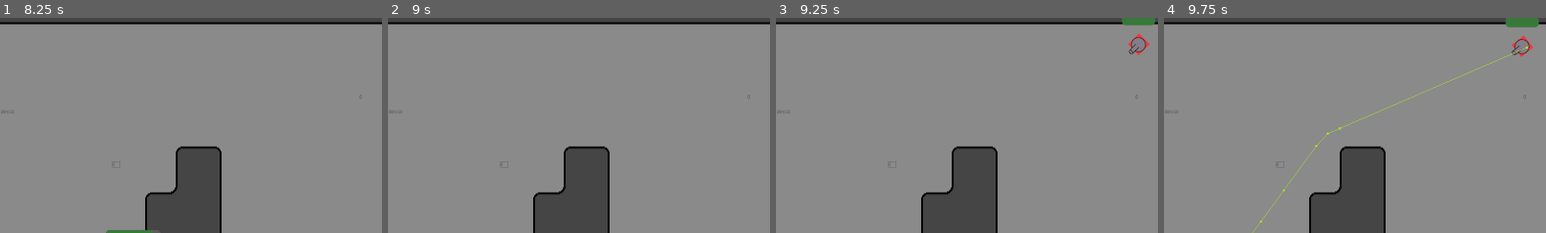
Above: before the commit, frames 1-4 (left to right).
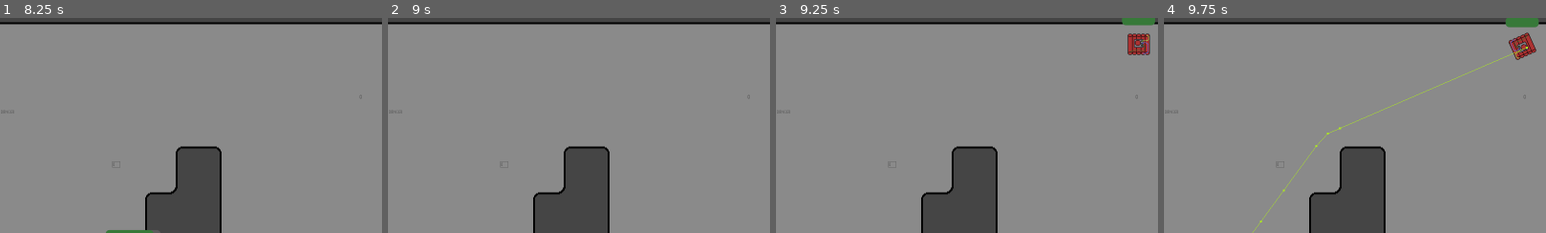
Above: after the commit, the same moments.

Repository: MikeBeasterfeld/bezerk-godot
Game: Godot game, scene res://level/gameboard.tscn
The game is run twice, just before and just after one commit, with the same random seed, the same clock (stepped at 60 frames per second) and the same inputs.
Inputs:
- Up to frame 1 (8.25 s): tap Enter at 0.5 s; hold D (ui_right) 0.53-1.28 s; hold S (ui_down) 1.28-2.03 s; hold D (ui_right) 2.03-2.78 s; hold W (ui_up) 2.78-3.53 s; tap Space at 3.5 s; hold A (ui_left) 3.53-5.03 s; hold S (ui_down) 5.03-5.78 s; hold D (ui_right) 5.78-6.53 s; hold W (ui_up) 6.53-7.28 s; hold D (ui_right) 7.28-8.03 s; hold S (ui_down) from 8.03 s (still down)
- Up to frame 2 (9 s): release S (ui_down) at 8.78 s; hold A (ui_left) from 8.78 s (still down)
- Up to frame 3 (9.25 s): keep holding A (ui_left)
- Up to frame 4 (9.75 s): release A (ui_left) at 9.53 s; hold W (ui_up) from 9.53 s (still down)
The pictures show only the part of the screen within x 14-64%, y 0-50%; the shares and areas given below are measured in that part.

Frames 1-2 are identical in both runs. In frame 3, 0.6% of the frame differs, in the area x 92-98%, y 7-18%; in frame 4, 0.6%.

Commit message:
Add sprite animation to boom bot

Diff:
--- a/enemy/boom_bot.gd
+++ b/enemy/boom_bot.gd
@@ -24,7 +24,7 @@
 		if(collision.get_collider().has_method("handle_projectile")):
 			collision.get_collider().handle_projectile({ "damage": 25 })
 			queue_free()
-	turrent.look_at(target.position)
+	turrent.look_at(navigation_agent_2d.get_next_path_position())
 
 
 func _on_nav_update_timer_timeout() -> void:
--- a/enemy/boom_bot.tscn
+++ b/enemy/boom_bot.tscn
@@ -1,14 +1,36 @@
-[gd_scene load_steps=6 format=3 uid="uid://dc3gbibcitcbg"]
+[gd_scene load_steps=9 format=3 uid="uid://dc3gbibcitcbg"]
 
 [ext_resource type="Script" path="res://enemy/boom_bot.gd" id="1_npnpx"]
 [ext_resource type="PackedScene" uid="uid://c5qbwvl224ckh" path="res://ui/health_bar.tscn" id="2_bi62y"]
-[ext_resource type="Texture2D" uid="uid://dgj1cn07nl0u1" path="res://asset/1way.png" id="3_nyowf"]
+[ext_resource type="Texture2D" uid="uid://cmgfn1y51c0dq" path="res://asset/blitz.png" id="3_8cn0t"]
 
 [sub_resource type="RectangleShape2D" id="RectangleShape2D_2yiwj"]
 size = Vector2(32, 32)
 
 [sub_resource type="CircleShape2D" id="CircleShape2D_v7tk5"]
 radius = 45.0111
+
+[sub_resource type="AtlasTexture" id="AtlasTexture_ts7ts"]
+atlas = ExtResource("3_8cn0t")
+region = Rect2(0, 0, 52, 52)
+
+[sub_resource type="AtlasTexture" id="AtlasTexture_xcpou"]
+atlas = ExtResource("3_8cn0t")
+region = Rect2(52, 0, 52, 52)
+
+[sub_resource type="SpriteFrames" id="SpriteFrames_d07af"]
+animations = [{
+"frames": [{
+"duration": 1.0,
+"texture": SubResource("AtlasTexture_ts7ts")
+}, {
+"duration": 1.0,
+"texture": SubResource("AtlasTexture_xcpou")
+}],
+"loop": true,
+"name": &"default",
+"speed": 5.0
+}]
 
 [node name="BoomBot" type="CharacterBody2D"]
 collision_layer = 4
@@ -46,10 +68,9 @@
 offset_bottom = 16.0
 color = Color(0.929412, 0.219608, 0.239216, 1)
 
-[node name="ProjectileSource" type="Node2D" parent="Turrent"]
-position = Vector2(26, 0)
-
-[node name="Sprite2D" type="Sprite2D" parent="Turrent"]
-texture = ExtResource("3_nyowf")
+[node name="AnimatedSprite2D" type="AnimatedSprite2D" parent="Turrent"]
+sprite_frames = SubResource("SpriteFrames_d07af")
+autoplay = "default"
+frame_progress = 0.954377
 
 [connection signal="timeout" from="NavUpdateTimer" to="." method="_on_nav_update_timer_timeout"]
Not shown, added: asset/blitz.png.import
